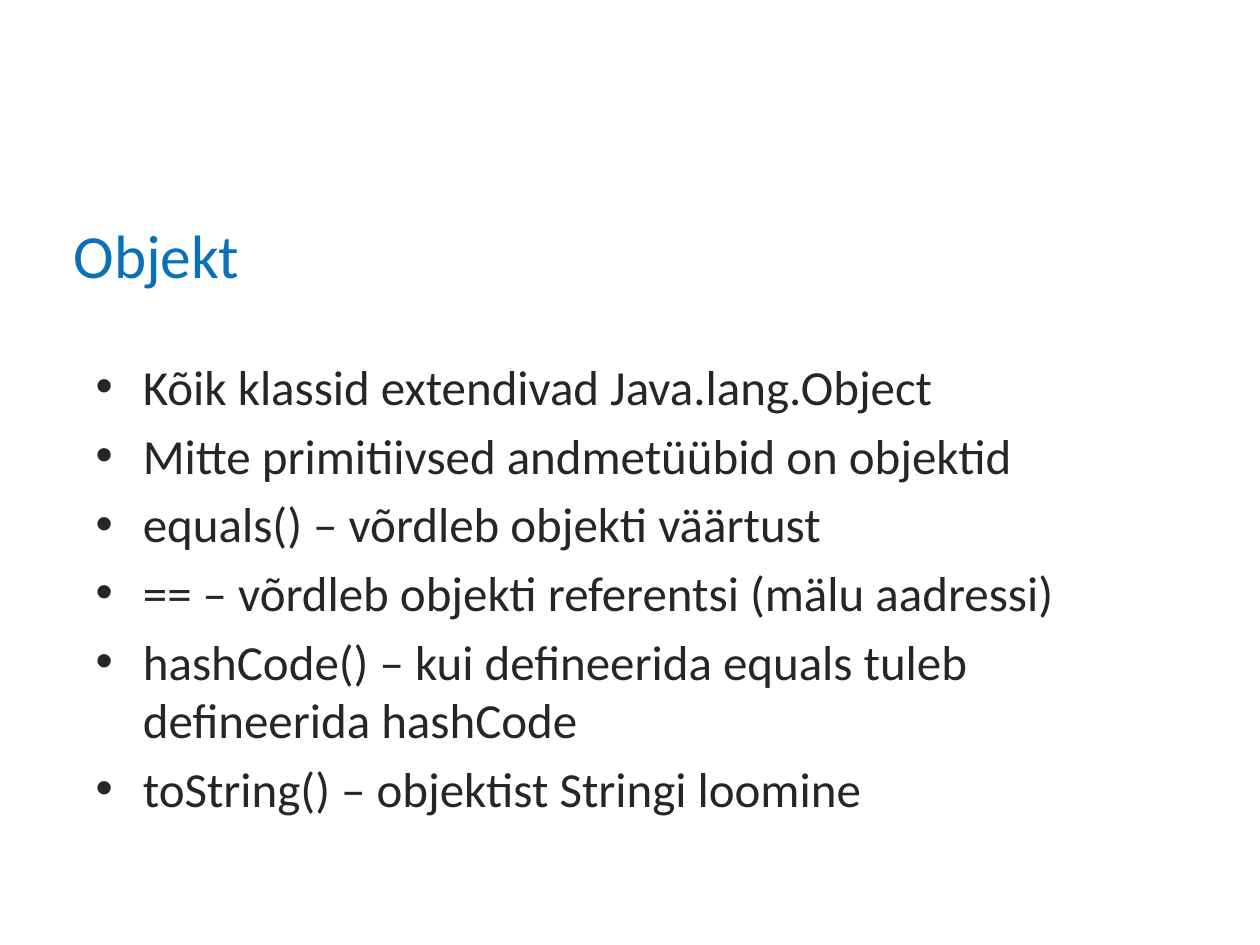
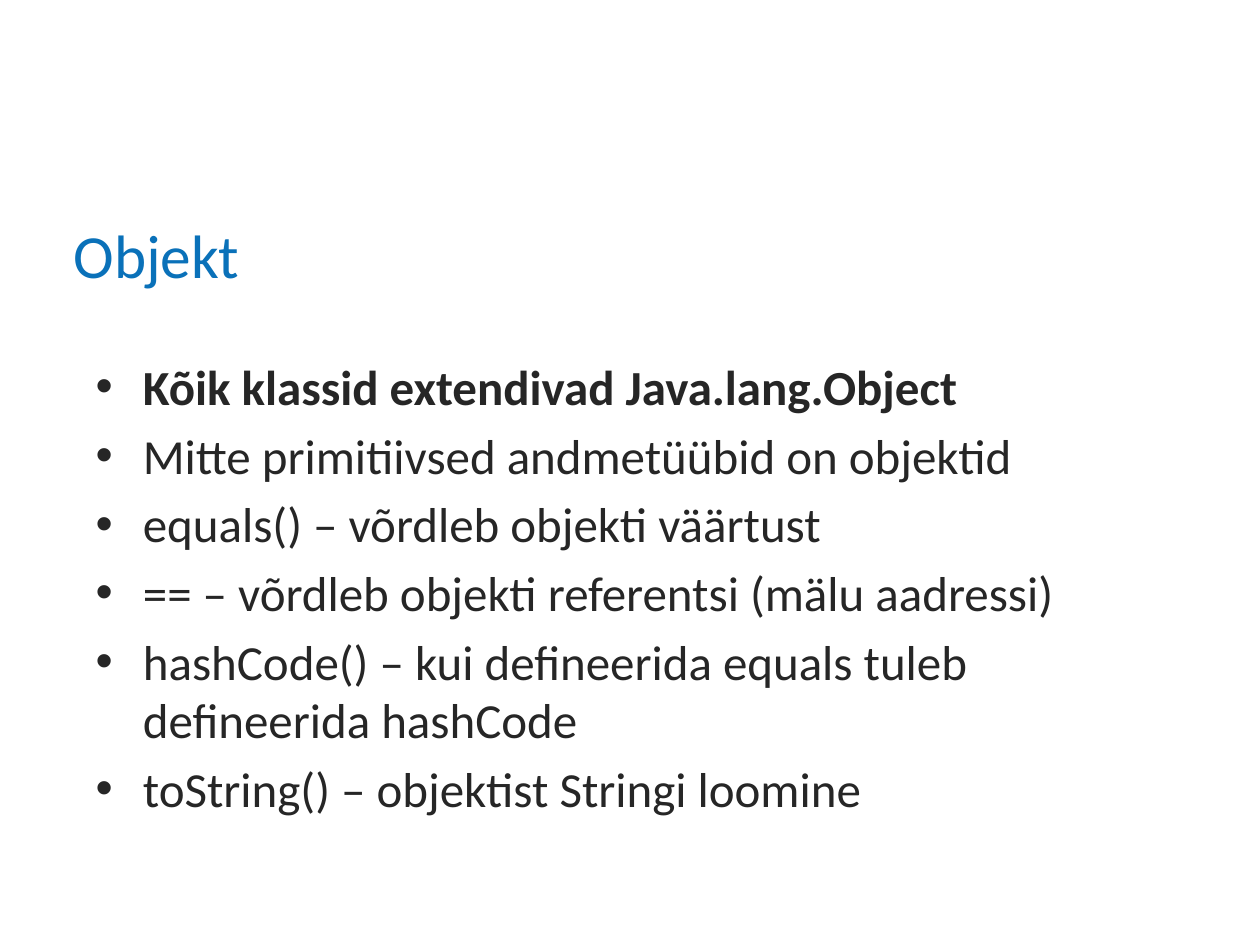
Before and after one commit to mitka0260/BCSlessons, a slide deck: slide 5 of src/main/java/ee/bcs/java/lectures/Loeng5 - package, klass, objekt.pptx. Drawn at 1260x945 pixels with LibreOffice and Linux fonts; fonts in the diff are those of the drawing; background and template pictures are left out. Boxes give left, top, right and bottom in pixels: in the first picture for what was removed or moved away, otherwise in the second. Text is boxed around its words. In the diff, an @@ line names an element or a change of style, - is before the commit and + after.

```diff
--- a/src/main/java/ee/bcs/java/lectures/Loeng5 - package, klass, objekt.pptx
+++ b/src/main/java/ee/bcs/java/lectures/Loeng5 - package, klass, objekt.pptx
@@ text at (143, 370, 957, 414): bold on in "Kõik klassid extendivad Java.lang.Object" @@
```
Also in this commit, not shown: 2 other slides changed, 10 other files.
